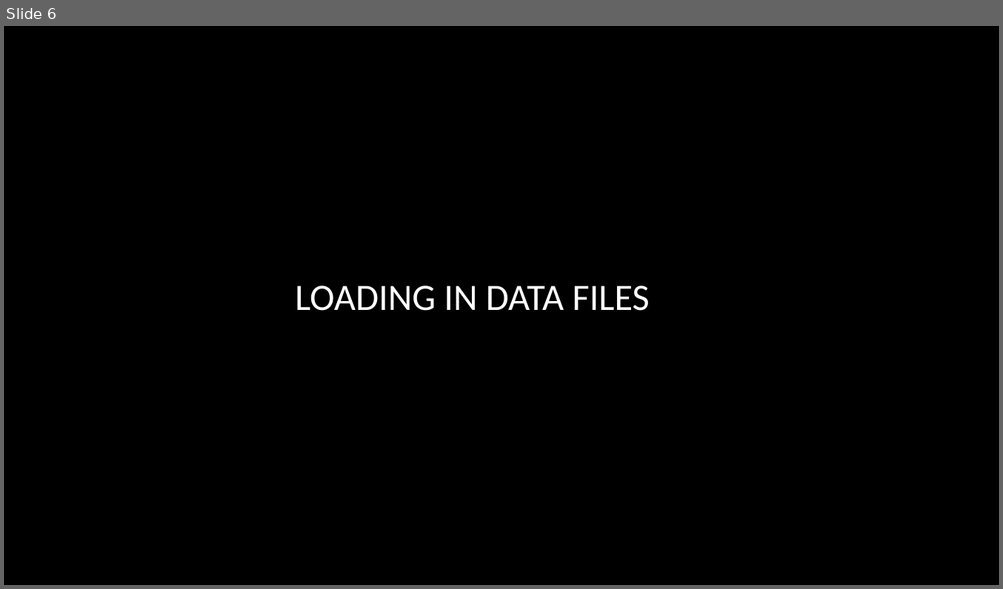
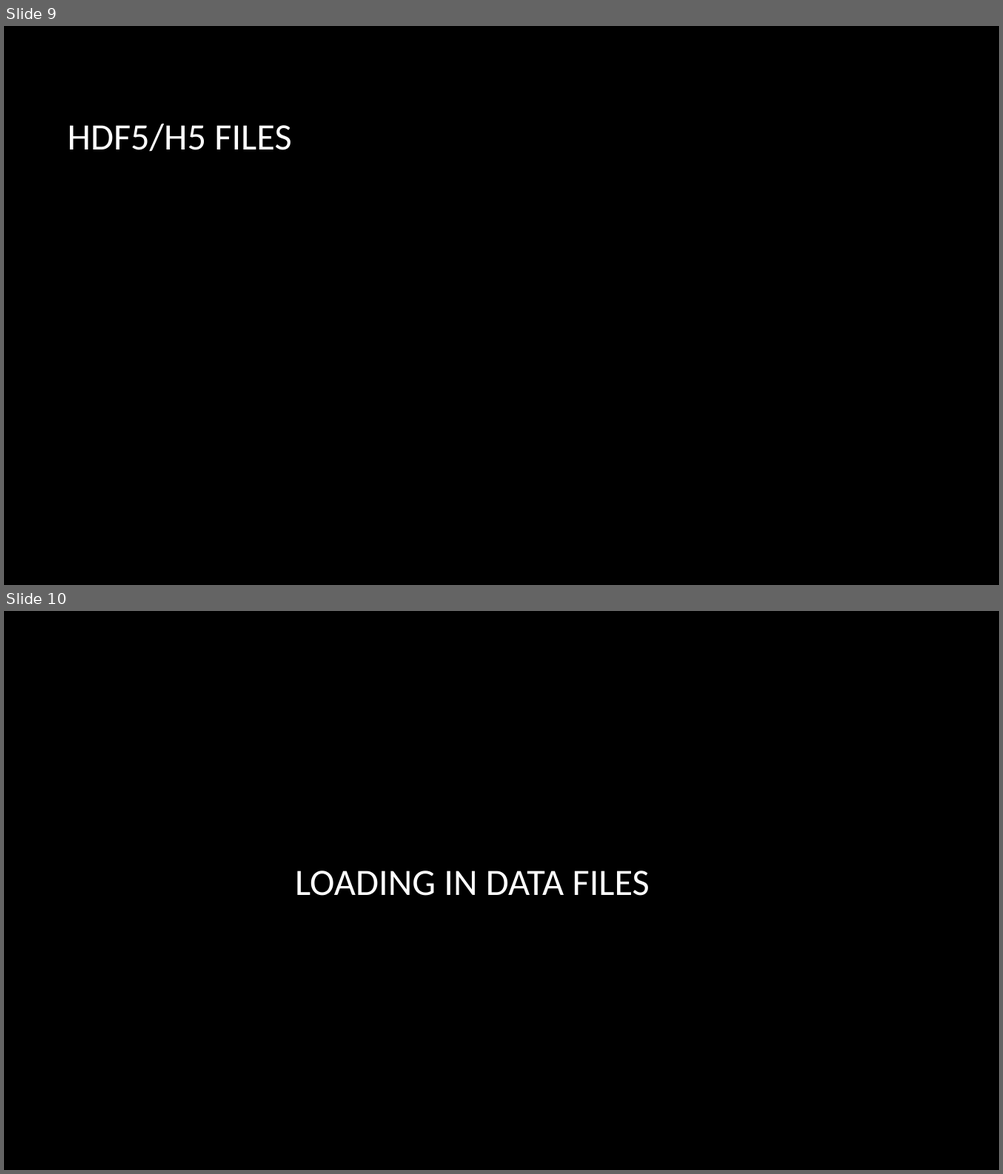
Before and after one commit to smandhai/Astro-Data-Handling-Tutorials, a slide deck: Intro to Astro-data .pptx. Shown one above the other, each under a label of ours: slide 6 before the commit, slides 9 and 10 after it. The pictures are 1003x589 and 1003x1174 pixels, drawn with LibreOffice and Linux fonts; fonts in the diff are those of the drawing; background and template pictures are left out. Boxes give left, top, right and bottom in pixels: in the first picture for what was removed or moved away, otherwise in the second. Text is boxed around its words. In the diff, an @@ line names an element or a change of style, - is before the commit and + after.

```diff
--- a/Intro to Astro-data .pptx
+++ b/Intro to Astro-data .pptx
@@ slide 9 added at [4, 26, 999, 585], background picture (left out) @@
@@ title added at [68, 124, 291, 151], 36 pt, text #FFFFFF @@
+HDF5/H5 FILES
@@ what was slide 6 is now slide 10 @@
```
Also in this commit, not shown: 10 other slides added.
